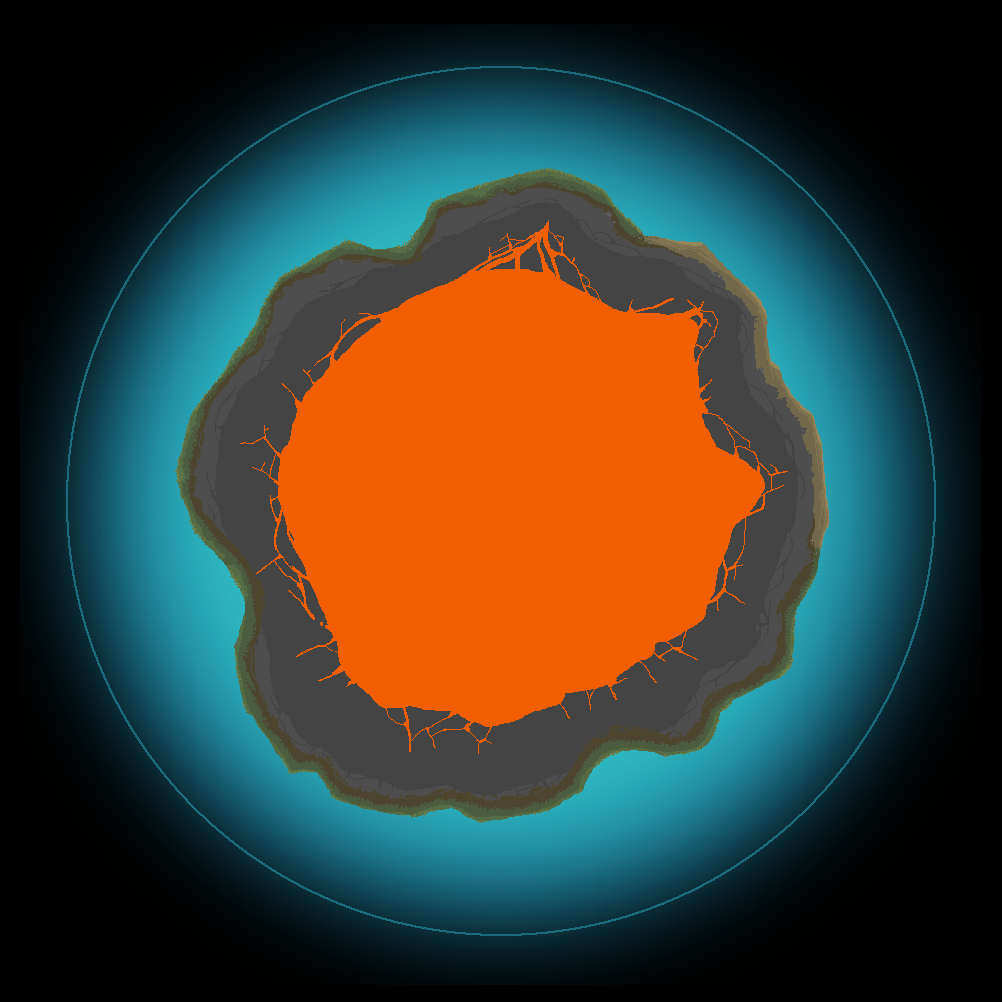
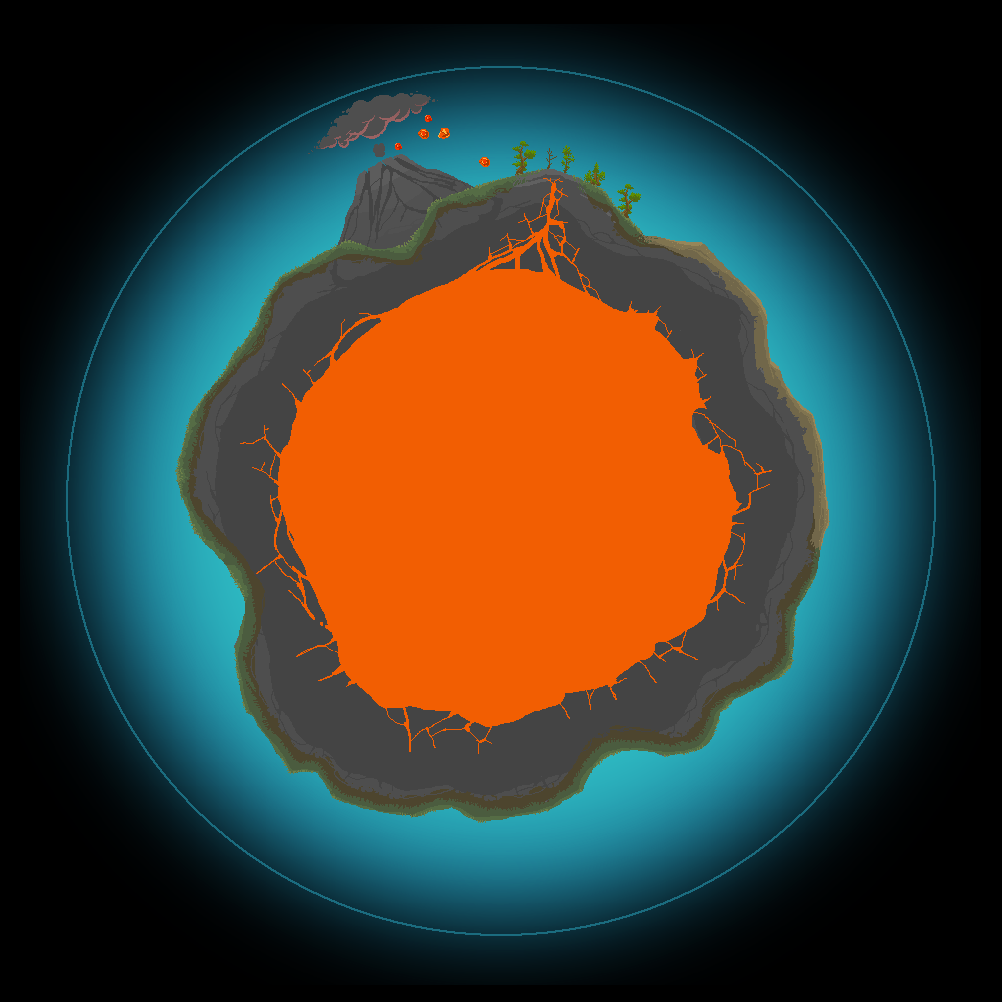
Layers edited between the first and the second 1002px x 1002px image:
showed group "Volcanic Particles" (9 layers) over [308, 91, 490, 167]
painted on "GroundMaterialMask" over [509, 168, 591, 204]
showed "Volcano" over [329, 154, 503, 287]
painted on "Lava" over [518, 178, 788, 543]
showed "Volcano_Active'" over [329, 154, 503, 287]
showed group "Vegetation" (6 layers) over [512, 141, 641, 220]
